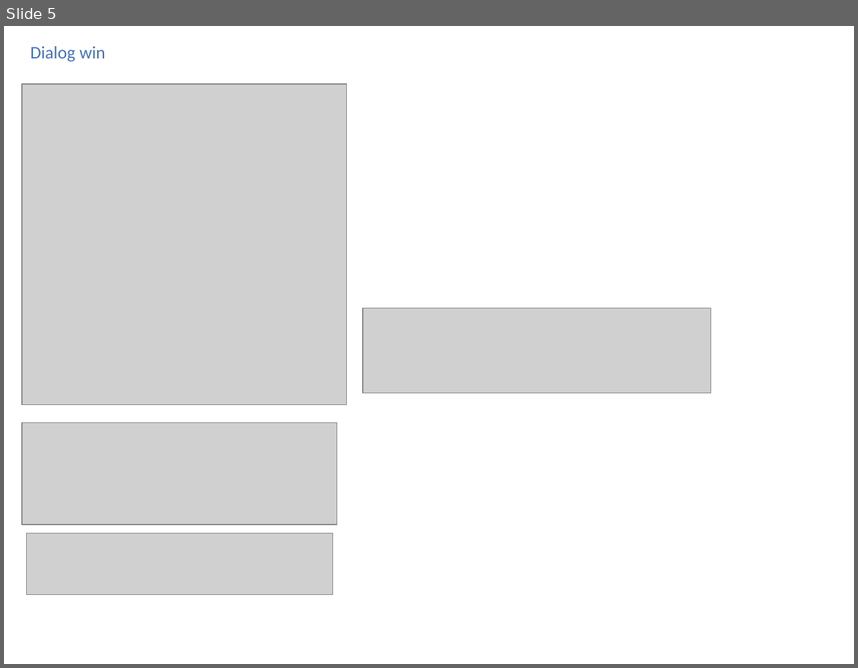
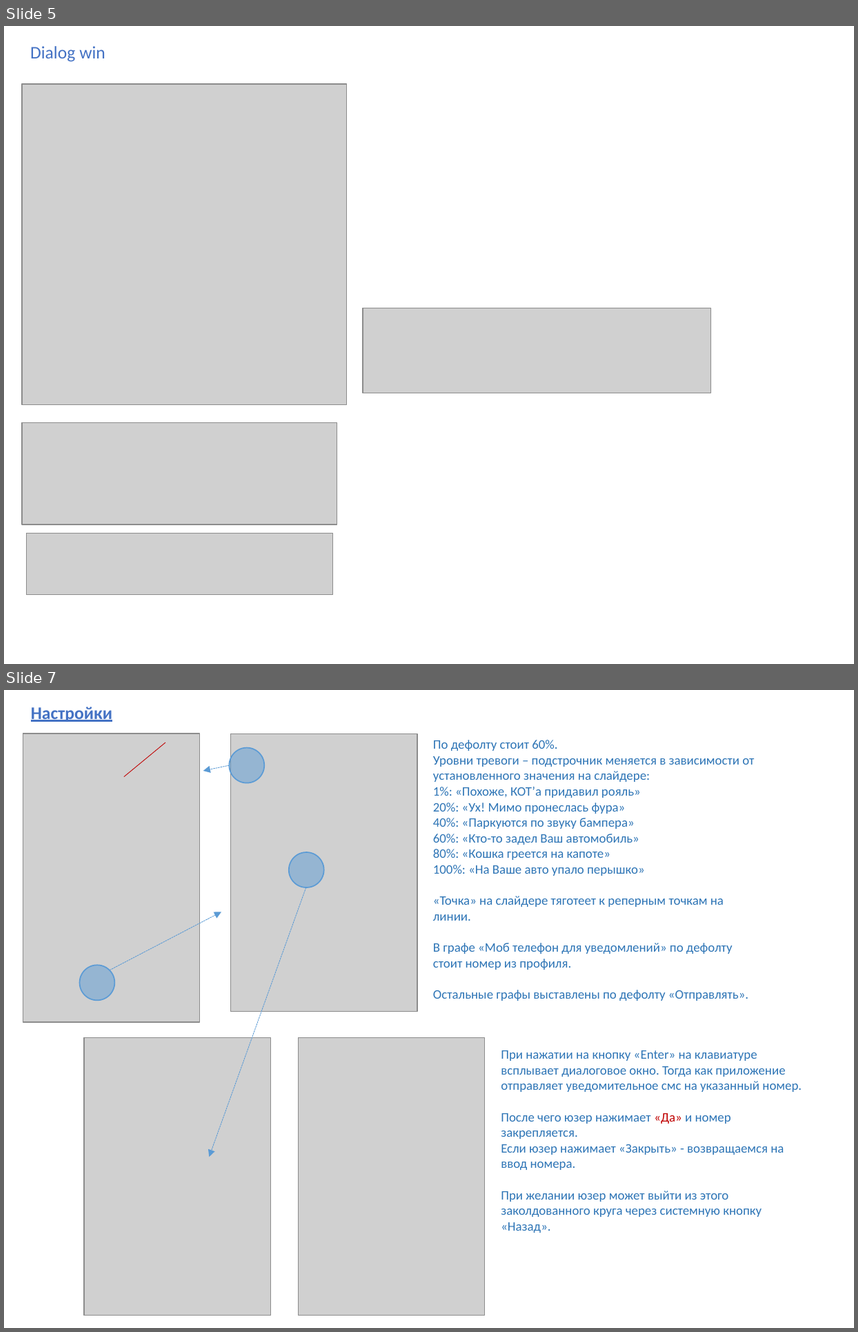
Before and after one commit to Maxusbr/ClientApps, a slide deck: KOT/Docs/KOT_app_structure.pptx. Shown one above the other, each under a label of ours: slide 5 before the commit, slides 5 and 7 after it; the slides between them are not shown. The pictures are 858x668 and 858x1332 pixels, drawn with LibreOffice and Linux fonts; fonts in the diff are those of the drawing; grey boxes stand for pictures; background and template pictures are left out. Boxes give left, top, right and bottom in pixels: in the first picture for what was removed or moved away, otherwise in the second. Text is boxed around its words. In the diff, an @@ line names an element or a change of style, - is before the commit and + after.

```diff
--- a/KOT/Docs/KOT_app_structure.pptx
+++ b/KOT/Docs/KOT_app_structure.pptx
@@ slide 7 added at bbox=[4, 690, 854, 1328], background #FFFFFF @@
@@ text added at bbox=[31, 707, 112, 722], 15 pt, text #4472C4, bold, underline @@
+Настройки
@@ picture added at bbox=[23, 733, 199, 1021] @@
@@ line added from (124, 777) to (165, 742), #C00000 0.5 pt @@
@@ ellipse added at bbox=[229, 748, 264, 782], fill #5B9BD5 at 50% opacity, outline #5B9BD5 1 pt @@
@@ picture added at bbox=[231, 734, 418, 1012] @@
@@ text added at bbox=[433, 740, 754, 1000], 11 pt, text #2E75B6 @@
+По дефолту стоит 60%.
+Уровни тревоги – подстрочник меняется в зависимости от установленного значения на слайдере:
+1%: «Похоже, КОТ’а придавил рояль»
+20%: «Ух! Мимо пронеслась фура»
+40%: «Паркуются по звуку бампера»
+60%: «Кто-то задел Ваш автомобиль»
+80%: «Кошка греется на капоте»
+100%: «На Ваше авто упало перышко»
+«Точка» на слайдере тяготеет к реперным точкам на линии.
+В графе «Моб телефон для уведомлений» по дефолту стоит номер из профиля.
+Остальные графы выставлены по дефолту «Отправлять».
@@ arrow added from (229, 766) to (203, 771), #5B9BD5 0.5 pt dashed @@
@@ ellipse added at bbox=[289, 852, 323, 887], fill #5B9BD5 at 50% opacity, outline #5B9BD5 1 pt @@
@@ arrow added from (306, 887) to (209, 1156), #5B9BD5 0.5 pt dashed @@
@@ arrow added from (110, 969) to (221, 912), #5B9BD5 0.5 pt dashed @@
@@ ellipse added at bbox=[80, 965, 114, 999], fill #5B9BD5 at 50% opacity, outline #5B9BD5 1 pt @@
@@ picture added at bbox=[84, 1038, 271, 1315] @@
@@ picture added at bbox=[298, 1038, 485, 1315] @@
@@ text added at bbox=[501, 1050, 802, 1232], 11 pt, text #2E75B6 @@
+При нажатии на кнопку «Enter» на клавиатуре всплывает диалоговое окно. Тогда как приложение отправляет уведомительное смс на указанный номер.
+После чего юзер нажимает «Да» и номер закрепляется.
+Если юзер нажимает «Закрыть» - возвращаемся на ввод номера.
+При желании юзер может выйти из этого заколдованного круга через системную кнопку «Назад».
```
Also in this commit, not shown: 1 slide changed, 1 other slide added.
